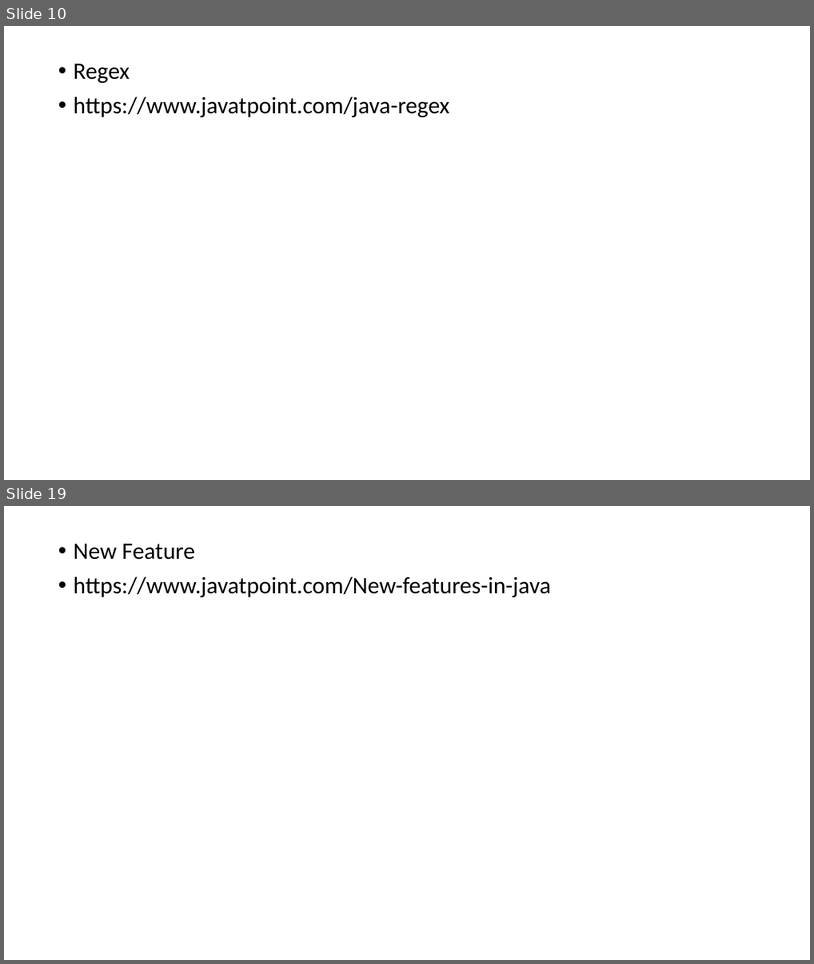
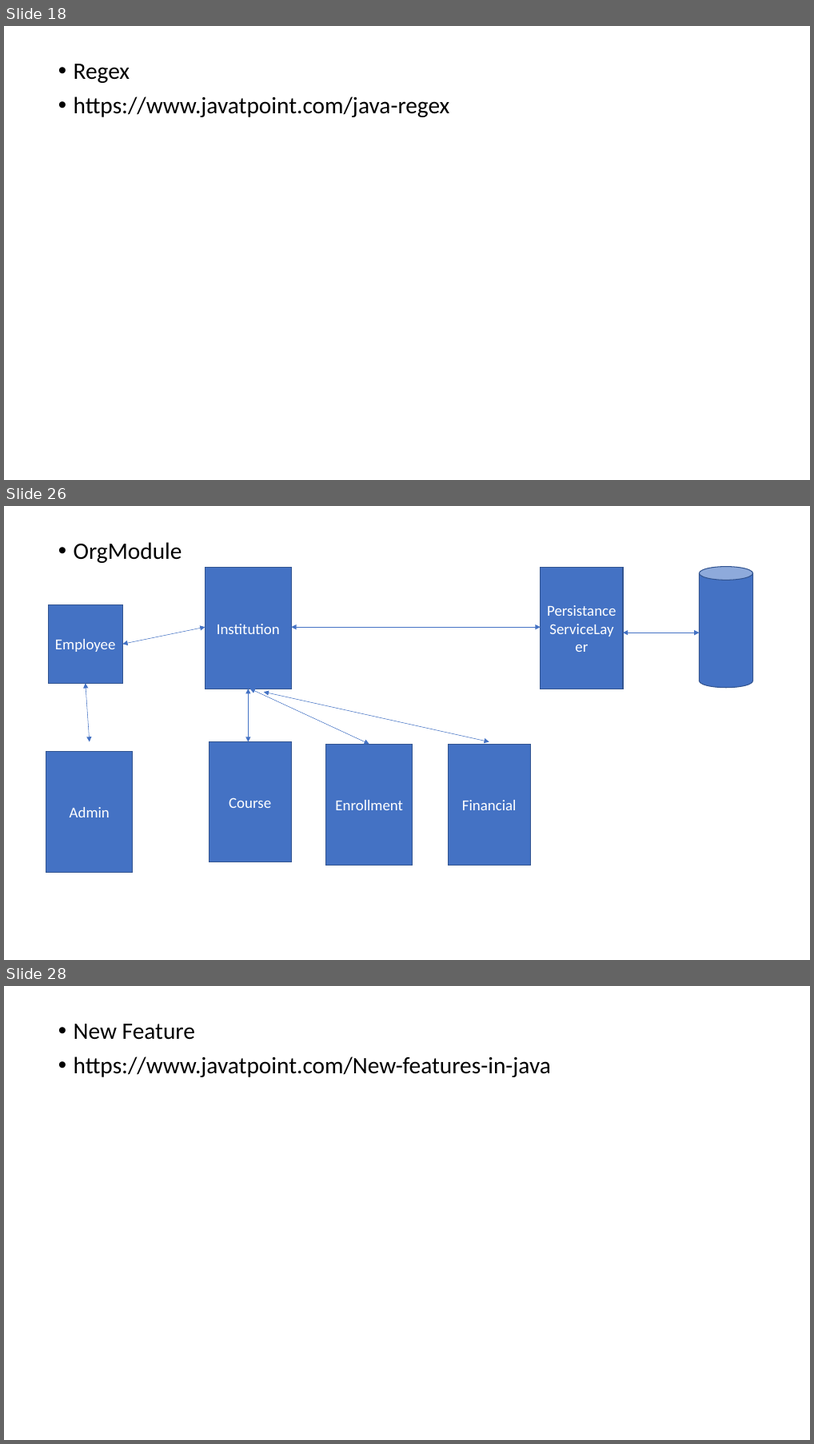
Before and after one commit to Prasad-Repo/java, a slide deck: Java 8.pptx. Shown one above the other, each under a label of ours: slides 10 and 19 before the commit, slides 18, 26 and 28 after it; the slides between them are not shown. The pictures are 814x964 and 814x1444 pixels, drawn with LibreOffice and Linux fonts; fonts in the diff are those of the drawing. Boxes give left, top, right and bottom in pixels: in the first picture for what was removed or moved away, otherwise in the second. Text is boxed around its words. In the diff, an @@ line names an element or a change of style, - is before the commit and + after.

```diff
--- a/Java 8.pptx
+++ b/Java 8.pptx
@@ slide 26 added at bbox=[4, 506, 810, 960], background #FFFFFF @@
@@ text added at bbox=[74, 542, 182, 563], 28 pt, text #000000 @@
+• OrgModule
@@ rectangle added at bbox=[206, 568, 292, 688], fill #4472C4, outline #325491 1 pt, 18 pt, text #FFFFFF @@
+Institution
@@ rectangle added at bbox=[541, 568, 623, 688], fill #4472C4, outline #325491 1 pt, 18 pt, text #FFFFFF @@
+PersistanceServiceLayer
@@ cylinder added at bbox=[700, 567, 754, 688], fill #4472C4, outline #325491 1 pt @@
@@ rectangle added at bbox=[48, 604, 122, 683], fill #4472C4, outline #325491 1 pt, 18 pt, text #FFFFFF @@
+Employee
@@ double arrow added from (122, 644) to (206, 627), #4472C4 0.5 pt @@
@@ double arrow added from (291, 627) to (541, 627), #4472C4 0.5 pt @@
@@ double arrow added from (623, 632) to (700, 632), #4472C4 0.5 pt @@
@@ double arrow added from (86, 684) to (90, 742), #4472C4 0.5 pt @@
@@ double arrow added from (249, 688) to (249, 742), #4472C4 0.5 pt @@
@@ double arrow added from (250, 688) to (370, 744), #4472C4 0.5 pt @@
@@ double arrow added from (264, 692) to (490, 742), #4472C4 0.5 pt @@
@@ rectangle added at bbox=[209, 742, 292, 862], fill #4472C4, outline #325491 1 pt, 18 pt, text #FFFFFF @@
+Course
@@ rectangle added at bbox=[326, 744, 413, 864], fill #4472C4, outline #325491 1 pt, 18 pt, text #FFFFFF @@
+Enrollment
@@ rectangle added at bbox=[448, 744, 531, 864], fill #4472C4, outline #325491 1 pt, 18 pt, text #FFFFFF @@
+Financial
@@ rectangle added at bbox=[46, 752, 133, 872], fill #4472C4, outline #325491 1 pt, 18 pt, text #FFFFFF @@
+Admin
@@ what was slide 10 is now slide 18 @@
@@ what was slide 19 is now slide 28 @@
```
Also in this commit, not shown: 2 slides changed, 8 other slides added, 1 other file.
